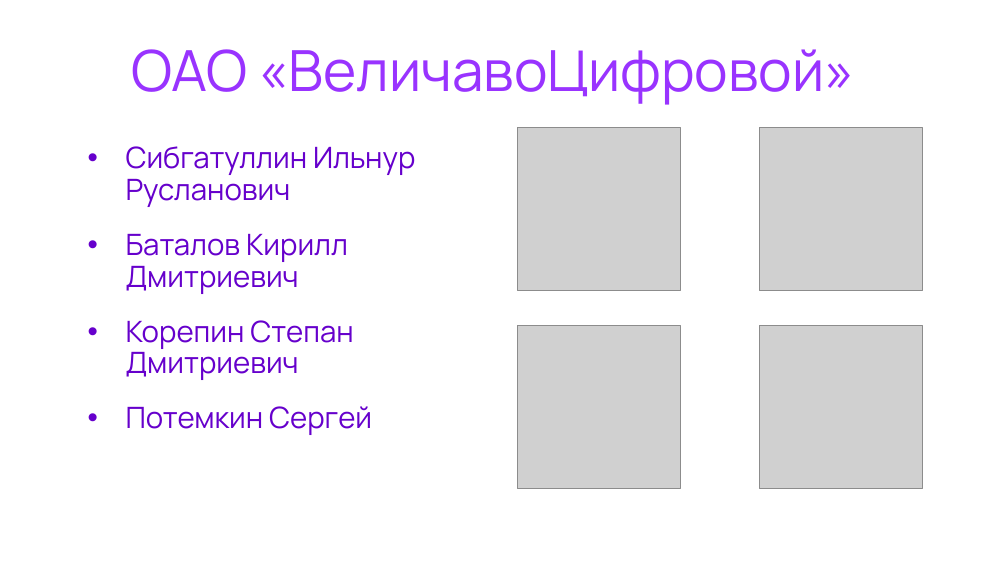
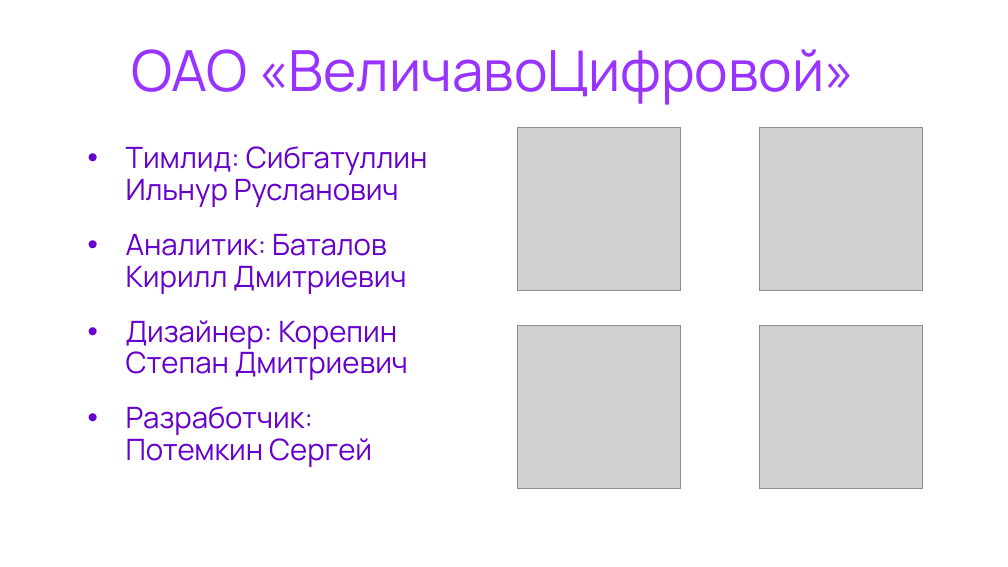
Before and after one commit to limurSC/WebProject, a slide deck: slide 2 of Аналитика/Проект — копия.pptx. Drawn at 1008x567 pixels with LibreOffice and Linux fonts; fonts in the diff are those of the drawing; grey boxes stand for pictures. Boxes give left, top, right and bottom in pixels: in the first picture for what was removed or moved away, otherwise in the second. Text is boxed around its words. In the diff, an @@ line names an element or a change of style, - is before the commit and + after.

Commit message:
Презентация

```diff
--- a/Аналитика/Проект — копия.pptx
+++ b/Аналитика/Проект — копия.pptx
@@ text at <box>126,146,428,467</box>: text changed @@
-• Сибгатуллин Ильнур Русланович
-• Баталов Кирилл Дмитриевич
-• Корепин Степан Дмитриевич
-• Потемкин Сергей Анатольевич
+• Тимлид: Сибгатуллин Ильнур Русланович
+• Аналитик: Баталов Кирилл Дмитриевич
+• Дизайнер: Корепин Степан Дмитриевич
+• Разработчик: Потемкин Сергей Анатольевич
```
